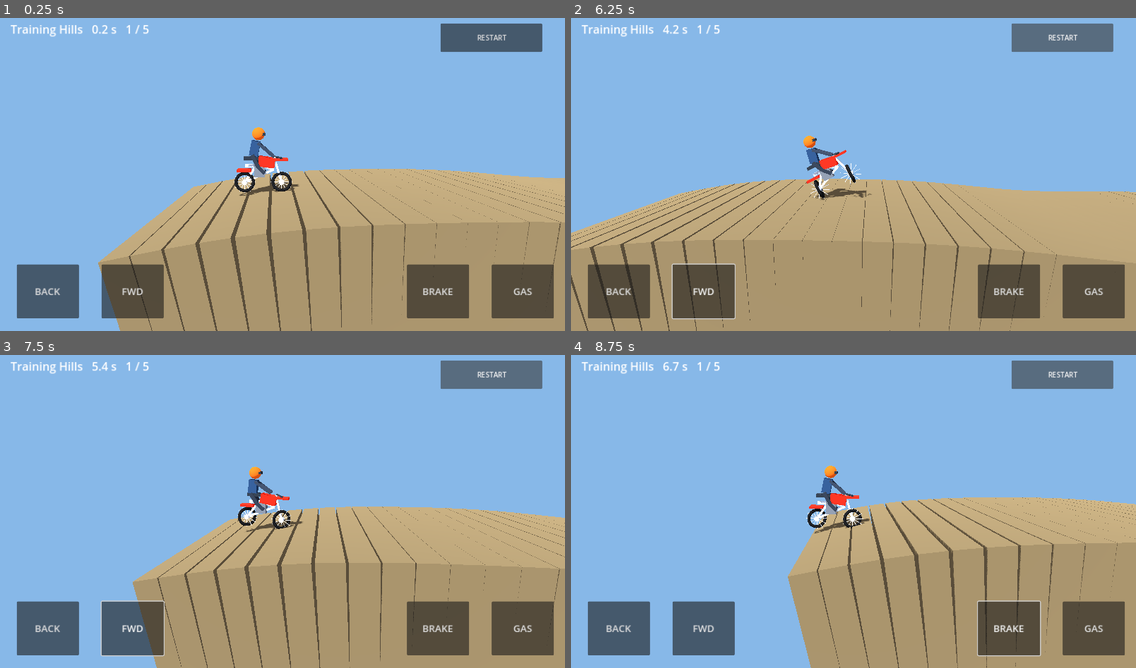
Above: before the commit, frames 1-4 (two rows, left to right).
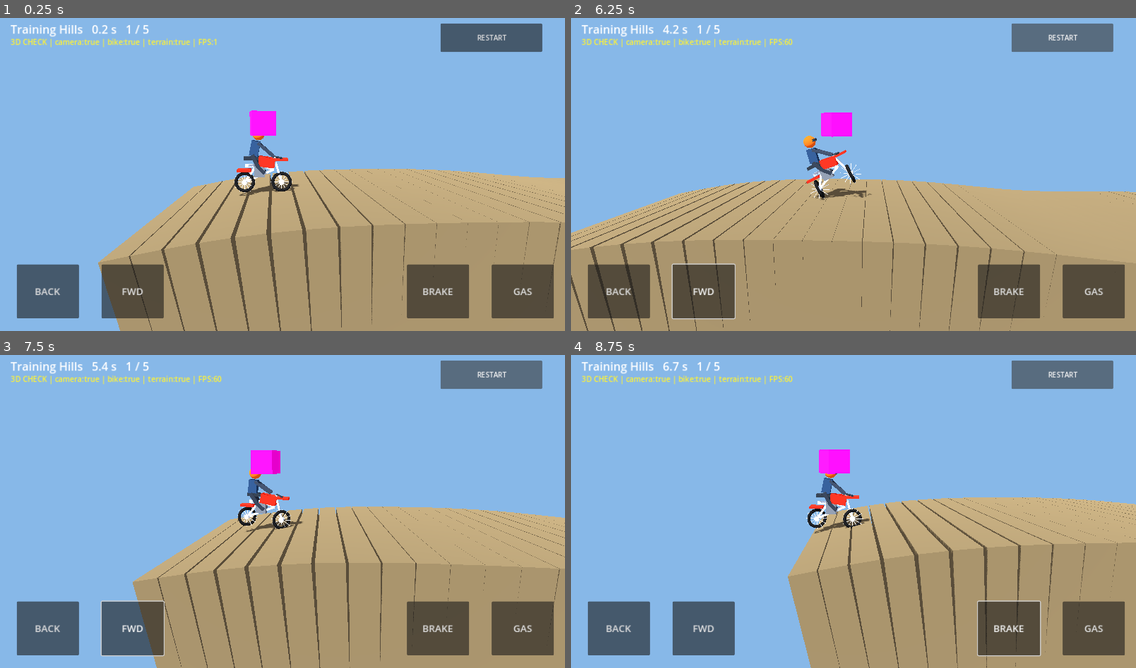
Above: after the commit, the same moments.

Repository: emeshkovpief-gif/gravity-trials
Game: Godot game, scene res://Main.tscn
The game is run twice, just before and just after one commit, with the same random seed, the same clock (stepped at 60 frames per second) and the same inputs.
Inputs:
- Up to frame 1 (0.25 s): no input
- Up to frame 2 (6.25 s): click "RESTART" at 0.5 s; click "RESTART" at 1.25 s; click "RESTART" at 2 s; hold Right 2.78-3.53 s; hold Down 3.53-4.28 s; hold Right 4.28-5.03 s; hold Up 5.03-5.78 s; hold Left from 5.78 s (still down)
- Up to frame 3 (7.5 s): release Left at 7.28 s; hold Down from 7.28 s (still down)
- Up to frame 4 (8.75 s): release Down at 8.03 s; hold Right from 8.03 s (still down)

The runs differ from the first frame. In frame 1, 0.8% of the frame differs, in the area x 1-49%, y 6-38%; in frame 2, 0.9%; in frame 3, 0.8%; in frame 4, 0.9%, in the area x 1-50%, y 6-39%.

Commit message:
Add visible 3D diagnostic cube and on-screen scene state for iPhone WebGL debugging

Diff:
--- a/scripts/main.gd
+++ b/scripts/main.gd
@@ -23,6 +23,8 @@
 var last_speed = 0.0
 var external_bike: Node3D
 var visual_wheels: Array[Node3D] = []
+var debug_label: Label
+var marker: MeshInstance3D
 
 func material(c: Color) -> StandardMaterial3D:
 	var m = StandardMaterial3D.new()
@@ -64,10 +66,12 @@
 	add_child(sun)
 	cam = Camera3D.new()
 	cam.position = Vector3(4, 4, 15)
-	cam.look_at(Vector3(4, 1, 0))
+	cam.rotation = Vector3.ZERO
 	cam.fov = 55
 	cam.current = true
 	add_child(cam)
+	cam.look_at(Vector3(4, 1, 0))
+	cam.far = 400.0
 	var ui = CanvasLayer.new()
 	add_child(ui)
 	var root = Control.new()
@@ -77,6 +81,14 @@
 	label.position = Vector2(24, 16)
 	label.add_theme_font_size_override("font_size", 26)
 	root.add_child(label)
+	debug_label = Label.new()
+	debug_label.position = Vector2(24, 52)
+	debug_label.add_theme_font_size_override("font_size", 17)
+	debug_label.add_theme_color_override("font_color", Color(1, 0.95, 0.2))
+	root.add_child(debug_label)
+	# High contrast 3D diagnostic cube, independent from motorcycle asset.
+	marker = box(self, Vector3(1.2, 1.2, 1.2), Vector3(4, 3.5, 0), Color(1.0, 0.0, 0.8))
+	marker.cast_shadow = GeometryInstance3D.SHADOW_CASTING_SETTING_OFF
 	var controls = [["back", "BACK", 0.03], ["forward", "FWD", 0.18], ["brake", "BRAKE", 0.72], ["gas", "GAS", 0.87]]
 	for item in controls:
 		var b = Button.new()
@@ -221,6 +233,11 @@
 		external_bike.visible = false
 
 func _physics_process(delta: float) -> void:
+	if is_instance_valid(debug_label):
+		debug_label.text = "3D CHECK | camera:%s | bike:%s | terrain:%s | FPS:%d" % [str(is_instance_valid(cam)), str(is_instance_valid(bike)), str(is_instance_valid(terrain)), Engine.get_frames_per_second()]
+	if is_instance_valid(marker):
+		marker.position = Vector3(x, height + 3.0, 0)
+		marker.rotate_y(delta * 0.6)
 	if finished:
 		return
 	elapsed += delta
